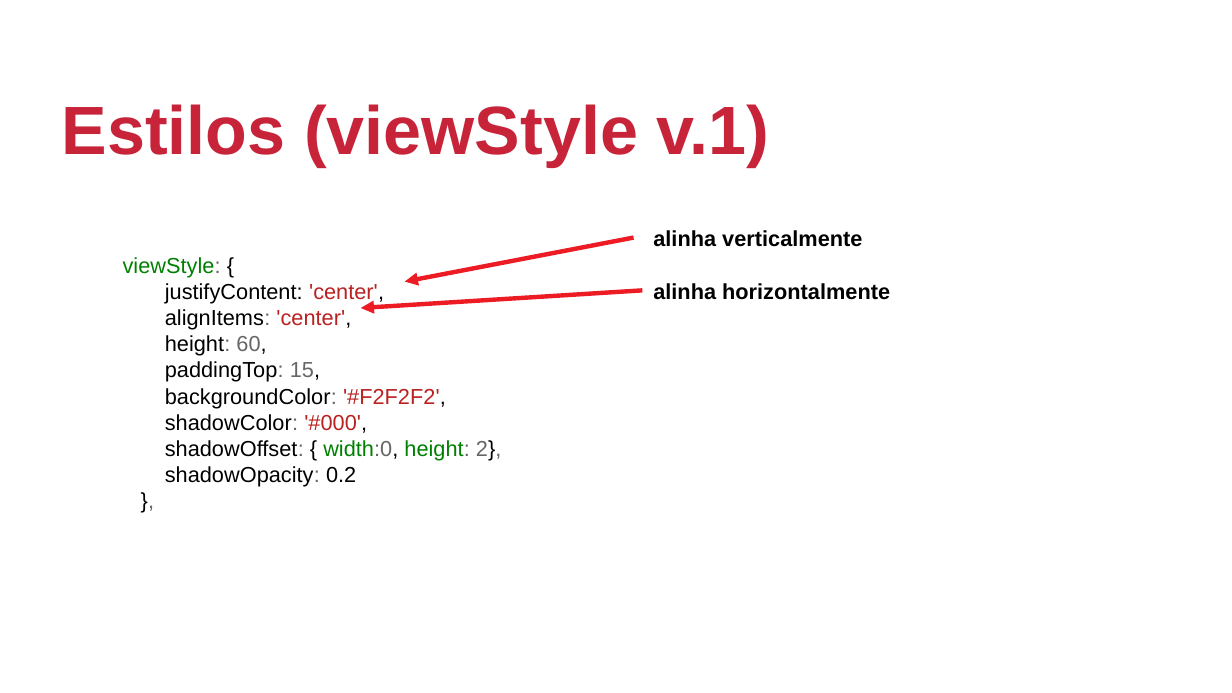
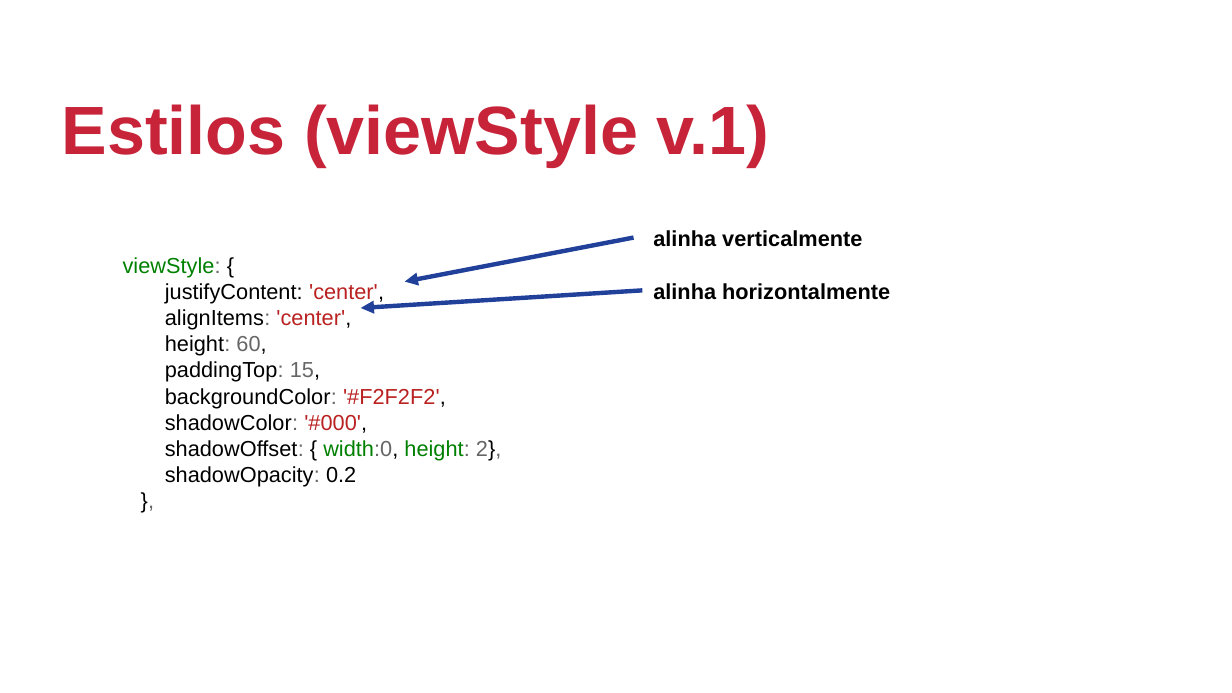
Before and after one commit to johnmagt/PIDM-2019_2, a slide deck: slide 11 of SLIDES/aula03.odp. Drawn at 1232x693 pixels with LibreOffice and Linux fonts; fonts in the diff are those of the drawing; background and template pictures are left out. Boxes give left, top, right and bottom in pixels: in the first picture for what was removed or moved away, otherwise in the second. Text is boxed around its words. In the diff, an @@ line names an element or a change of style, - is before the commit and + after.

```diff
--- a/SLIDES/aula03.odp
+++ b/SLIDES/aula03.odp
@@ arrow (634, 238) - (405, 282): stroke #ED1C24 2.83 pt to #21409A 2.83 pt @@
@@ arrow (643, 291) - (361, 309): stroke #ED1C24 2.83 pt to #21409A 2.83 pt @@
```
Also in this commit, not shown: 5 other slides changed, 7 slides added, 5 slides removed, 5 other files.
